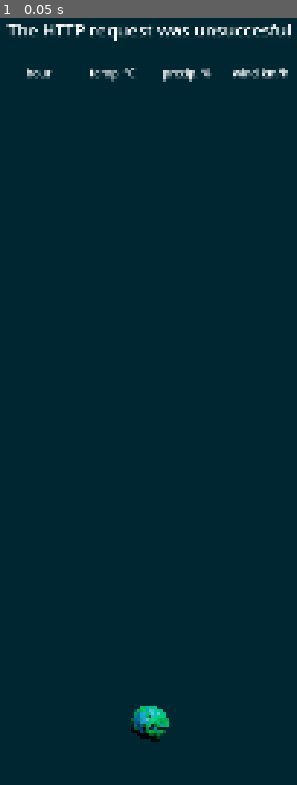
Above: before the commit, frame 1.
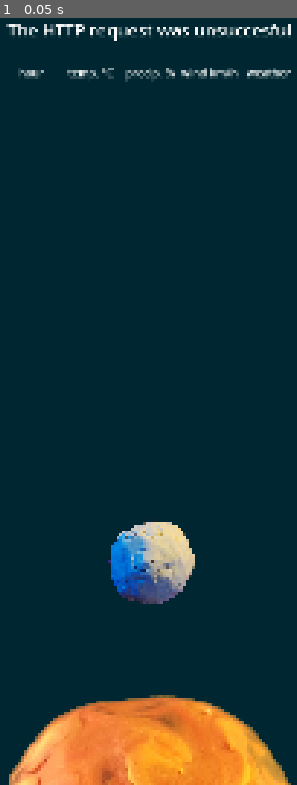
Above: after the commit, the same moment.

Repository: Claire1605/LittleDrip
Game: Godot game, scene res://Scenes/Main.tscn
Two runs of this game, one before a commit and one after it. Both use one fixed random seed, a clock stepped at 60 frames per second and the inputs below.
Inputs:
- Up to frame 1 (0.05 s): no input

The runs differ from the first frame. In frame 1, 12% of the frame differs, in the area x 3-98%, y 6-100%.

Commit message:
added lunar phases and weather codes

Diff:
--- a/whateverweather/Scenes/Main.tscn
+++ b/whateverweather/Scenes/Main.tscn
@@ -1,9 +1,10 @@
-[gd_scene load_steps=5 format=3 uid="uid://46bxwnfm5bec"]
+[gd_scene load_steps=6 format=3 uid="uid://46bxwnfm5bec"]
 
-[ext_resource type="Texture2D" uid="uid://dmbbxbdncd246" path="res://Art/earth-globe_000.png" id="1_idj7w"]
 [ext_resource type="Script" uid="uid://be66rpgutl5mn" path="res://Scripts/WeatherRequest.gd" id="2_idj7w"]
 [ext_resource type="Theme" uid="uid://b06rmsyrr1jt6" path="res://Themes/weatherTheme.tres" id="3_kln2b"]
+[ext_resource type="Texture2D" uid="uid://rp8fas643bik" path="res://Art/moon_000.png" id="4_pbw6q"]
 [ext_resource type="Theme" uid="uid://dsb6u3nnai6kd" path="res://Themes/table.tres" id="4_rgh2o"]
+[ext_resource type="Texture2D" uid="uid://dwn4qmgssok10" path="res://Art/venus_000.png" id="5_v1gob"]
 
 [node name="Control" type="Control"]
 layout_mode = 3
@@ -12,6 +13,13 @@
 anchor_bottom = 1.0
 grow_horizontal = 2
 grow_vertical = 2
+
+[node name="HTTPRequest" type="HTTPRequest" parent="."]
+script = ExtResource("2_idj7w")
+uiText = NodePath("../TemperatureText")
+errorText = NodePath("../ErrorText")
+tableParent = NodePath("../GridContainer")
+moonPhaseText = NodePath("../MoonPhaseText")
 
 [node name="TemperatureText" type="Label" parent="."]
 layout_mode = 1
@@ -34,38 +42,16 @@
 offset_right = 267.0
 offset_bottom = 126.0
 
-[node name="TextureRect" type="TextureRect" parent="."]
-layout_mode = 1
-anchors_preset = -1
-anchor_left = 0.5
-anchor_top = 0.948
-anchor_right = 0.5
-anchor_bottom = 0.948
-offset_left = -64.0
-offset_top = -128.0
-offset_right = 64.0
-grow_horizontal = 2
-grow_vertical = 0
-texture = ExtResource("1_idj7w")
-expand_mode = 1
-stretch_mode = 5
-
-[node name="HTTPRequest" type="HTTPRequest" parent="."]
-script = ExtResource("2_idj7w")
-uiText = NodePath("../TemperatureText")
-errorText = NodePath("../ErrorText")
-tableParent = NodePath("../GridContainer")
-
 [node name="GridContainer" type="GridContainer" parent="."]
 layout_mode = 1
 anchors_preset = -1
 anchor_left = 0.1
 anchor_top = 0.1
 anchor_right = 0.9
-anchor_bottom = 0.85
+anchor_bottom = 0.65
 grow_horizontal = 2
 theme = ExtResource("3_kln2b")
-columns = 4
+columns = 5
 
 [node name="Label-hour" type="Label" parent="GridContainer"]
 layout_mode = 2
@@ -98,3 +84,52 @@
 theme = ExtResource("4_rgh2o")
 text = "wind km/h"
 horizontal_alignment = 1
+
+[node name="Label-weathercode" type="Label" parent="GridContainer"]
+layout_mode = 2
+size_flags_horizontal = 3
+size_flags_vertical = 0
+theme = ExtResource("4_rgh2o")
+text = "weather"
+horizontal_alignment = 1
+
+[node name="MoonTexture" type="TextureRect" parent="."]
+layout_mode = 1
+anchors_preset = -1
+anchor_left = 0.3
+anchor_top = 0.65
+anchor_right = 0.7
+anchor_bottom = 0.8
+offset_top = 0.379883
+grow_horizontal = 2
+grow_vertical = 0
+texture = ExtResource("4_pbw6q")
+expand_mode = 1
+stretch_mode = 5
+
+[node name="MoonPhaseText" type="Label" parent="."]
+layout_mode = 1
+anchors_preset = -1
+anchor_left = 0.1
+anchor_top = 0.8
+anchor_right = 0.9
+anchor_bottom = 0.85
+grow_horizontal = 2
+theme_override_font_sizes/font_size = 50
+horizontal_alignment = 1
+vertical_alignment = 1
+autowrap_mode = 3
+
+[node name="SunTexture" type="TextureRect" parent="."]
+layout_mode = 1
+anchors_preset = -1
+anchor_top = 0.85
+anchor_right = 1.0
+anchor_bottom = 1.0
+offset_top = 0.379883
+offset_bottom = 600.0
+grow_horizontal = 2
+grow_vertical = 0
+texture = ExtResource("5_v1gob")
+expand_mode = 1
+stretch_mode = 5
--- a/whateverweather/Scripts/WeatherRequest.gd
+++ b/whateverweather/Scripts/WeatherRequest.gd
@@ -2,16 +2,16 @@
 @export_node_path("Label") var uiText
 @export_node_path("Label") var errorText
 @export_node_path("GridContainer") var tableParent
+@export_node_path("Label") var moonPhaseText
 
 func _ready():
 	request_completed.connect(_on_request_completed)
 
 	# Perform a GET request. The URL below returns JSON as of writing.
-	var error = request("https://api.open-meteo.com/v1/forecast?latitude=56.4691&longitude=-2.9749&hourly=temperature_2m,precipitation_probability,wind_speed_10m&forecast_days=1")
+	var error = request("https://api.open-meteo.com/v1/forecast?latitude=56.4691&longitude=-2.9749&daily=weather_code,temperature_2m_max,temperature_2m_min,apparent_temperature_max,apparent_temperature_min,sunrise,sunset,wind_speed_10m_max,wind_gusts_10m_max,wind_direction_10m_dominant&hourly=temperature_2m,precipitation_probability,wind_speed_10m,apparent_temperature,weather_code,cloud_cover,wind_gusts_10m,wind_direction_10m&timezone=GMT&past_days=7&forecast_days=14")
 	if error != OK:
 		get_node_or_null(uiText).text = "An error occurred in the HTTP request."
 		#push_error("An error occurred in the HTTP request.")
-
 
 func _on_request_completed(result, response_code, headers, body):
 	if result != HTTPRequest.RESULT_SUCCESS:
@@ -22,26 +22,62 @@
 	if (openMeteoJSON != null):
 		populateForecastTable(openMeteoJSON)
 
-
 func populateForecastTable(openMeteoJSON):
 	var date = getWeekdayString(Time.get_date_dict_from_system().weekday) + " " + str(Time.get_date_dict_from_system(false).day) + " " + getMonthString(Time.get_date_dict_from_system(false).month) + " " + str(Time.get_date_dict_from_system(false).year)
 	get_node_or_null(uiText).text = date
 
 	var scene = preload("res://Scenes/label_table_entry.tscn")
 
-	print(openMeteoJSON["hourly"]["temperature_2m"].size())
+	#print(openMeteoJSON["hourly"]["temperature_2m"].size())
 	for h in openMeteoJSON["hourly"]["temperature_2m"].size():
-		for x in 4:
-			var tableLabel = scene.instantiate()
-			get_node(tableParent).add_child(tableLabel)
-			if x == 0:
-				tableLabel.text = str(h)
-			if x == 1:
-				tableLabel.text = str(openMeteoJSON["hourly"]["temperature_2m"][h])
-			if x == 2:
-				tableLabel.text = str(openMeteoJSON["hourly"]["precipitation_probability"][h])
-			if x == 3:
-				tableLabel.text = str(openMeteoJSON["hourly"]["wind_speed_10m"][h])
+		if h >= 168 and h < 192:
+			for x in 5:
+				var tableLabel = scene.instantiate()
+				get_node(tableParent).add_child(tableLabel)
+				if x == 0:
+					tableLabel.text = str(h - 168)
+				if x == 1:
+					tableLabel.text = str(openMeteoJSON["hourly"]["temperature_2m"][h])
+				if x == 2:
+					tableLabel.text = str(openMeteoJSON["hourly"]["precipitation_probability"][h])
+				if x == 3:
+					tableLabel.text = str(openMeteoJSON["hourly"]["wind_speed_10m"][h])
+				if x == 4:
+					tableLabel.text = getWMOCode(openMeteoJSON["hourly"]["weather_code"][h])
+
+	getLunarPhase()
+
+func getWMOCode(wmo):
+	if wmo == 0:
+		return "Clear sky"
+	elif wmo == 1:
+		return "Mainly clear"
+	elif wmo == 2:
+		return "Partly cloudy"
+	elif wmo == 3:
+		return "Overcast"
+	elif wmo == 45 or wmo == 48:
+		return "Fog" #Fog and depositing rime fog"
+	elif wmo == 51 or wmo == 53 or wmo == 55:
+		return "Light drizzle" #Drizzle: Light, moderate, and dense intensity"
+	elif wmo == 56 or wmo == 57:
+		return "Freezing drizzle" #Freezing Drizzle: Light and dense intensity"
+	elif wmo == 61 or wmo == 63 or wmo == 65:
+		return "Light rain" #Rain: Slight, moderate and heavy intensity"
+	elif wmo == 66 or wmo == 67:
+		return "Freezing rain" #Freezing Rain: Light and heavy intensity"
+	elif wmo == 71 or wmo == 73 or wmo == 75:
+		return "Snow" #Snow fall: Slight, moderate, and heavy intensity"
+	elif wmo == 77:
+		return "Snow grains"
+	elif wmo == 80 or wmo == 81 or wmo == 82:
+		return "Rain showers" #Rain showers: Slight, moderate, and violent"
+	elif wmo == 85 or wmo == 86:
+		return "Snow showers" #Snow showers slight and heavy"
+	elif wmo == 95:
+		return "Thunderstors" #Thunderstorm: Slight or moderate"
+	elif wmo == 96 or wmo == 99:
+		return "Thunderstorms and hail" #Thunderstorm with slight and heavy hail"
 
 func getWeekdayString(weekday):
 	if weekday == 0:
@@ -58,7 +94,6 @@
 		return "Friday"
 	elif weekday == 6:
 		return "Saturday"
-
 
 func getMonthString(month):
 	if month == 1:
@@ -86,6 +121,29 @@
 	elif month == 12:
 		return "December"
 
+func getLunarPhase():
+	var date1 = "2026-02-17T12:03:00.00"
+	var date2 = Time.get_unix_time_from_system()
+	var seconds = date2 - Time.get_unix_time_from_datetime_string(date1)
+	var days = float(seconds) / 60.0 / 60.0 / 24.0
+	var age = fmod(days, 29.53059)
+	#print(age)
+	if age >= 0.0 and age < 1.0:
+		get_node_or_null(moonPhaseText).text = "New Moon"
+	elif age >= 1.0 and age < 5.0:
+		get_node_or_null(moonPhaseText).text = "Waxing Crescent"
+	elif age >= 5.0 and age < 9.0:
+		get_node_or_null(moonPhaseText).text = "First Quarter"
+	elif age >= 9.0 and age < 13.0:
+		get_node_or_null(moonPhaseText).text = "Waxing Gibbous"
+	elif age >= 13.0 and age < 17.0:
+		get_node_or_null(moonPhaseText).text = "Full Moon"
+	elif age >= 17.0 and age < 21.0:
+		get_node_or_null(moonPhaseText).text = "Waning Gibbous"
+	elif age >= 21.0 and age < 25.0:
+		get_node_or_null(moonPhaseText).text = "Last Quarter"
+	elif age >= 25.0:
+		get_node_or_null(moonPhaseText).text = "Waning Crescent"
 
 # TO-DO
 # You have to wait for a request to finish before sending another one. Making multiple request at once requires you to have one node per request. A common strategy is to create and delete HTTPRequest nodes at runtime as necessary.
Binary file added: whateverweather/Art/moon_000.png
Not shown, added: whateverweather/Art/moon_000.png.import
Binary file added: whateverweather/Art/venus_000.png
Not shown, added: whateverweather/Art/venus_000.png.import
